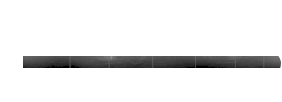
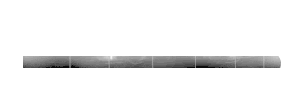
Revision of a layered 282×102 image; what changed, layer by layer:
"Layer 8": opacity 100% → 95% over (23, 56, 281, 68)
